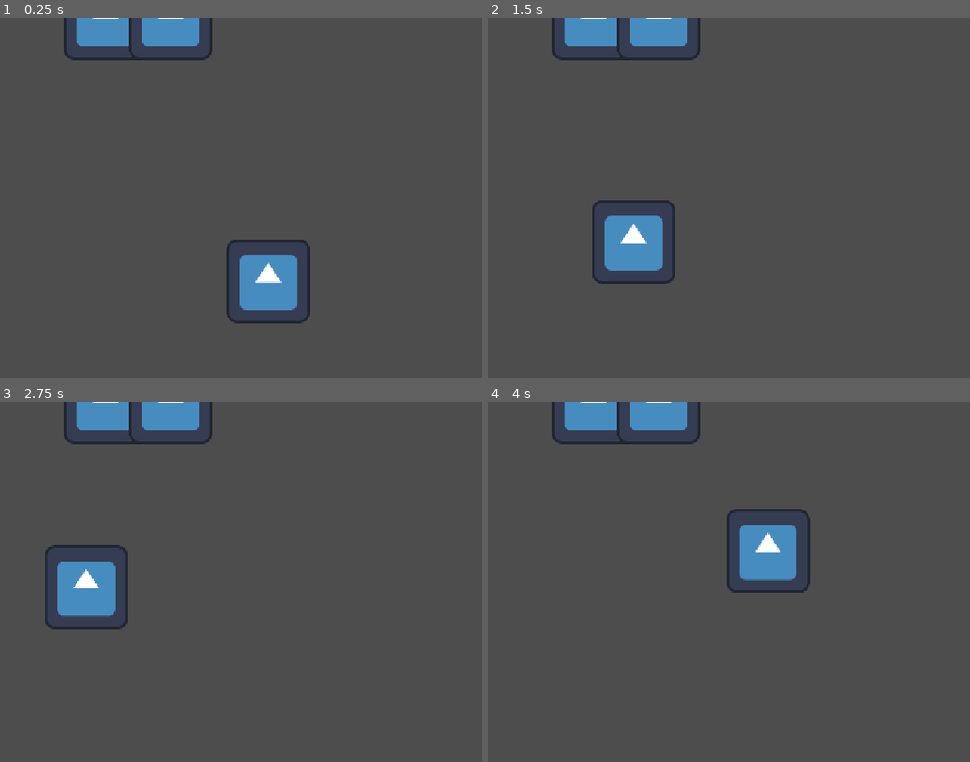
Above: before the commit, frames 1-4 (two rows, left to right).
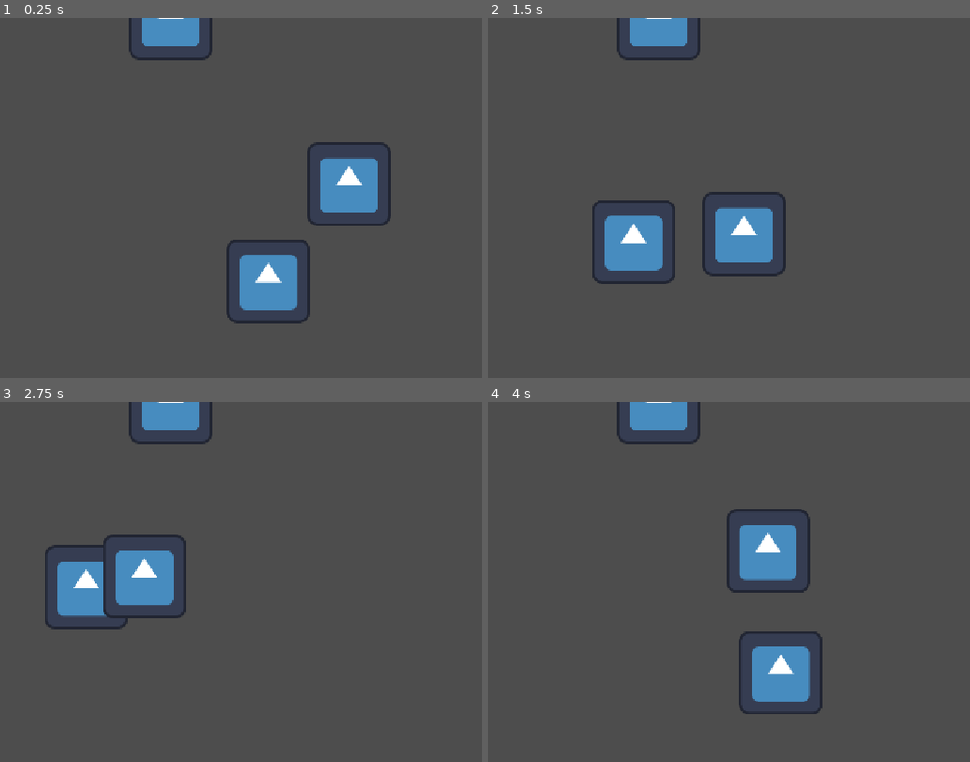
Above: after the commit, the same moments.

Repository: Novali91/CameraGame
Game: Godot game, scene res://02_Map/map.tscn
The game is run twice, just before and just after one commit, with the same random seed, the same clock (stepped at 60 frames per second) and the same inputs. The engine's default icon, where the game draws it, is replaced by a stand-in: a white triangle on a blue panel in a dark square.
Inputs:
- Up to frame 1 (0.25 s): no input
- Up to frame 2 (1.5 s): no input
- Up to frame 3 (2.75 s): no input
- Up to frame 4 (4 s): no input

The runs differ from the first frame. In frame 1, 3.3% of the frame differs, in the area x 13-82%, y 0-58%; in frame 2, 3.4%; in frame 3, 3.6%, in the area x 13-39%, y 0-61%; in frame 4, 3.4%.

Commit message:
Fixed errors with empty keyframes

Diff:
--- a/02_Map/01_Route_Visualization/route_visualization.gd
+++ b/02_Map/01_Route_Visualization/route_visualization.gd
@@ -14,7 +14,10 @@
 	speech_bubbles.clear()
 	for keyframe_index in range(person.next_travel_node_index, person.route.size()):
 		var cur_keyframe = person.route[keyframe_index]
-		var travel_node_pos = person.get_travel_node(cur_keyframe).position
+		var travel_node = person.get_travel_node(cur_keyframe)
+		var travel_node_pos = Vector2.ZERO
+		if travel_node != null:
+			travel_node_pos = travel_node.position
 		line.add_point(travel_node_pos)
 		if cur_keyframe.narration != "":
 			var cur_bubble = speech_bubble.instantiate()
--- a/02_Map/map.tscn
+++ b/02_Map/map.tscn
@@ -29,6 +29,27 @@
 travel_node_path = NodePath("../../Travel Nodes/LocD")
 time = 7.5
 
+[sub_resource type="Resource" id="Resource_m81h6"]
+script = ExtResource("3_6a3md")
+travel_node_path = NodePath("../../Travel Nodes/LocD")
+time = 1.0
+
+[sub_resource type="Resource" id="Resource_12wv5"]
+script = ExtResource("3_6a3md")
+travel_node_path = NodePath("../../Travel Nodes/LocC")
+time = 2.0
+
+[sub_resource type="Resource" id="Resource_temgq"]
+script = ExtResource("3_6a3md")
+travel_node_path = NodePath("../../Travel Nodes/LocB")
+time = 3.0
+
+[sub_resource type="Resource" id="Resource_8gkpk"]
+script = ExtResource("3_6a3md")
+travel_node_path = NodePath("../../Travel Nodes/LocA")
+time = 4.0
+narration = "wassup"
+
 [node name="Map" type="Node2D" unique_id=1922977521 node_paths=PackedStringArray("route_vis")]
 script = ExtResource("1_mks04")
 route_vis = NodePath("RouteVisualization")
@@ -36,11 +57,12 @@
 [node name="People" type="Node" parent="." unique_id=443070008]
 
 [node name="PersonA" parent="People" unique_id=738572913 instance=ExtResource("2_0kn42")]
-position = Vector2(475.70398, 379.48)
+position = Vector2(322.296, 330.52002)
 route = Array[ExtResource("3_6a3md")]([SubResource("Resource_shwjl"), SubResource("Resource_eakoi"), SubResource("Resource_8jrwq"), SubResource("Resource_gth8u")])
 
 [node name="PersonB" parent="People" unique_id=299382854 instance=ExtResource("2_0kn42")]
-position = Vector2(300, 0)
+position = Vector2(673.24, 254.56)
+route = Array[ExtResource("3_6a3md")]([SubResource("Resource_m81h6"), SubResource("Resource_12wv5"), SubResource("Resource_temgq"), SubResource("Resource_8gkpk")])
 
 [node name="PersonC" parent="People" unique_id=548292400 instance=ExtResource("2_0kn42")]
 position = Vector2(400, 0)
@@ -65,4 +87,4 @@
 speech_bubble = ExtResource("6_m81h6")
 
 [node name="Line" type="Line2D" parent="RouteVisualization" unique_id=1437924463]
-points = PackedVector2Array(475.70398, 379.48, 211, 295, 805, 184, 256, 478)
+points = PackedVector2Array(322.296, 330.52002, 211, 295, 805, 184, 256, 478)
--- a/04_People/person.gd
+++ b/04_People/person.gd
@@ -33,4 +33,6 @@
 			break
 
 func get_travel_node(keyframe: Keyframe) -> TravelNode:
+	if not keyframe.travel_node_path:
+		return null
 	return get_node(keyframe.travel_node_path) as TravelNode
